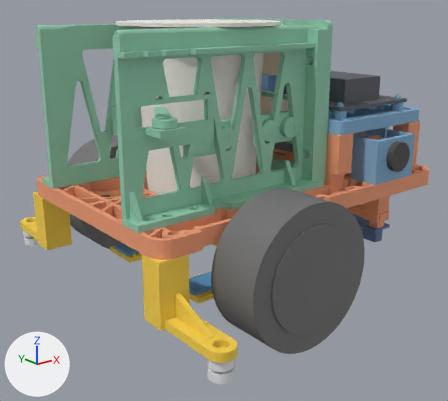
The glTF model proyecto-final/chasis_impreso/carro_armado.glb: old version first, new version second.
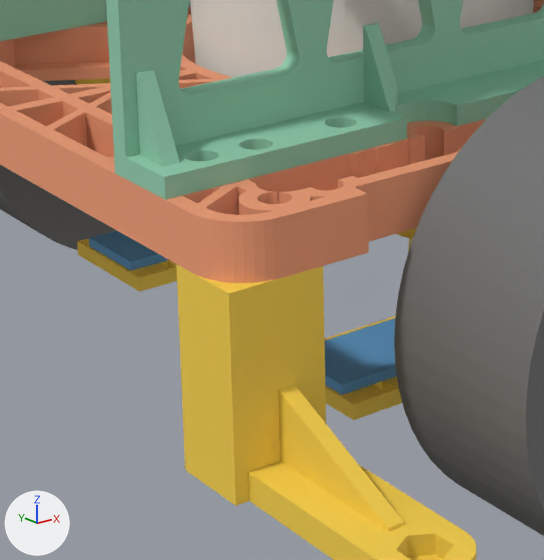
The first picture shows the older version from a 50 mm camera at (-0.207, -0.246, 0.139) aimed at (-0.008, 0.003, 0.04). The close-ups show the older and then the newer version on the part from 19% to 58% of the width and 42% to 87% of the height of that picture. Only the edits that show in the close-ups are written down. Arrows for +X, +Y and +Z are at lower left; the lights stay in place.

In view in the first close-up: 'chasis', 'comp_encoders', 'comp_ruedas', 'comp_vaso', 'pared_cuna_der', 'pared_cuna_izq', 'soporte_encoder_der', 'soporte_encoder_izq', 'soporte_rodillo_der' and 2 more.
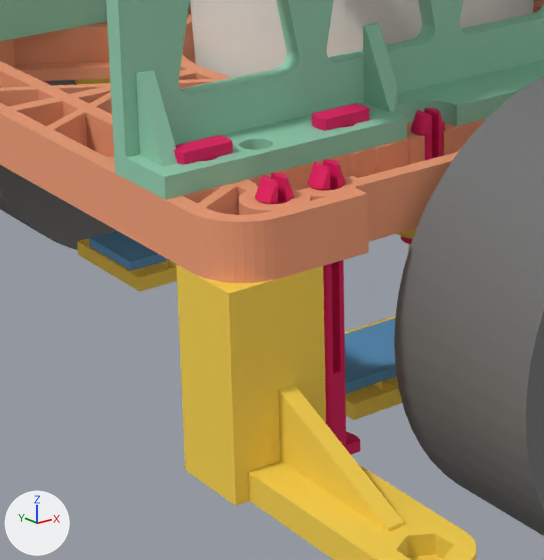
Changed parts and their boxes [x1, y1, x2, y2] in the close-ups (544 x 560 px):
'remaches', added: after [43, 80, 446, 455]

The change in detail:
Material 'remaches' (mat_remaches) is new.
Its base color is (0.82, 0.0, 0.122) (pink #ea0062).
Its roughness is 0.7.
Mesh me_remaches is new.
It has 4208 vertices, 8316 faces and spans x -0.086..0.08, y -0.056..0.056, z 0.016..0.119.
It uses material mat_remaches (pink #ea0062).
Object 'remaches' (ob_remaches) is new; it shows me_remaches.
Its location is (0.0, 0.0, 0.0).
